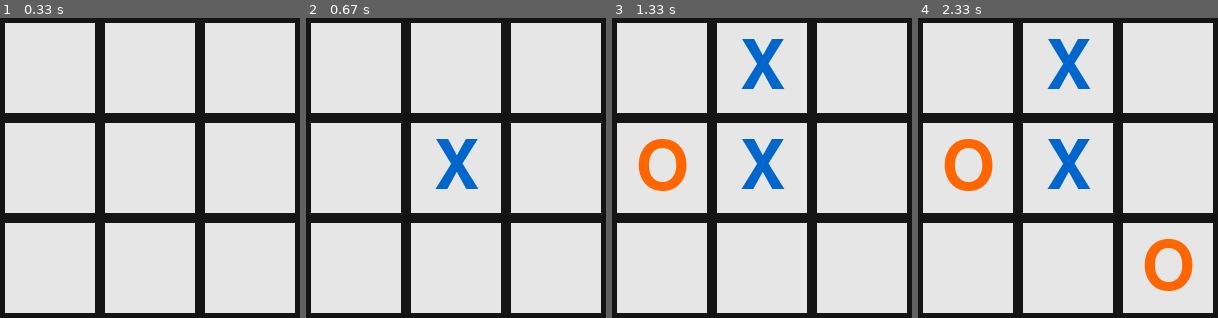
Above: before the commit, frames 1-4 (left to right).
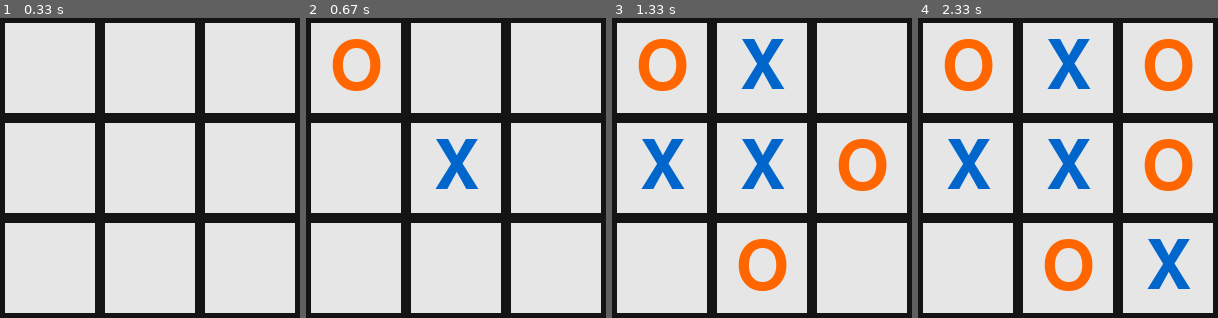
Above: after the commit, the same moments.

Repository: emmad241/pygame_noughts_and_crosses
Game: pygame game, started from xo.py
The game is run twice, just before and just after one commit, with the same random seed, the same clock (stepped at 60 frames per second) and the same inputs.
Inputs (mouse positions are in pixels of both pictures, inside the frame that each line leads up to):
- Up to frame 1 (0.33 s): no input
- Up to frame 2 (0.67 s): click (456, 168) at 0.38 s
- Up to frame 3 (1.33 s): click (690, 171) at 0.72 s; click (807, 63) at 1.05 s
- Up to frame 4 (2.33 s): click (1182, 282) at 2.22 s

Frame 1 is identical in both runs. In frame 2, 1.5% of the frame differs, in the area x 8-25%, y 7-25%; in frame 3, 6.7%; in frame 4, 10%, in the area x 8-92%, y 7-91%.

Commit message:
show winning message when game is over

Diff:
--- a/xo.py
+++ b/xo.py
@@ -84,6 +84,23 @@
             min_eval = min(min_eval, eval)
         return min_eval
 
+def show_winner_message(winner_message):
+    #loop to keep the window open
+    while True:
+        window.fill(WHITE)
+
+        font = pygame.font.Font(None, 50)
+        text = font.render(winner_message, True, GREEN)
+        text_rect = text.get_rect(center=(window_width // 2, window_height // 2))
+        window.blit(text, text_rect)
+
+        pygame.display.flip()
+
+        for event in pygame.event.get():
+            if event.type == pygame.QUIT:
+                pygame.quit()
+                return
+
 running = True
 while running:
     for event in pygame.event.get():
@@ -98,6 +115,25 @@
             if board[cell_y][cell_x] == '':
                 board[cell_y][cell_x] = current_player
                 current_player = 'O' if current_player == 'X' else 'X'
+
+    if check_win('X'):
+        winner_message = 'X wins!'
+        running = False
+        show_winner_message(winner_message)
+    elif check_win('O'):
+        winner_message = 'O wins!'
+        running = False
+        show_winner_message(winner_message)
+    elif is_board_full():
+        winner_message = 'It\'s a draw!'
+        running = False
+        show_winner_message(winner_message)
+    else:
+        winner_message = ''
+
+    if current_player == 'O':
+        ai_turn()
+        current_player = 'X'
 
     window.fill(WHITE)
     cell_width = window_width // 3
